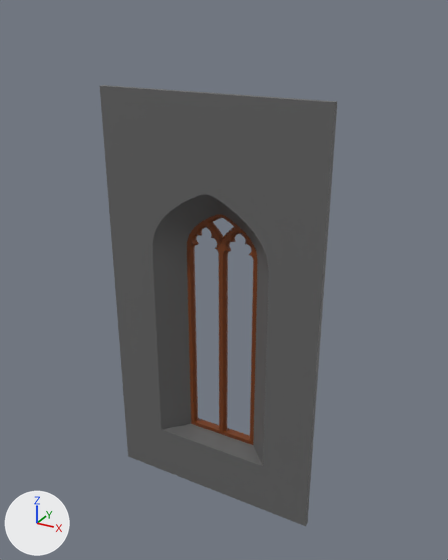
The Blender file Blender/MagicalClassroom.blend, before and after one commit.
Before and after are seen from a 50 mm lens placed at (4.84, -8.69, 8.67), pointed at (0.08, -0.04, 4.34). The axes (+X, +Y, +Z) are drawn at lower left. The lights are the same throughout. The same objects are shown in both versions, whatever each file hides.

The first picture shows 'Window_Blockout_01', 'Window_Wall_Blockout_01'.
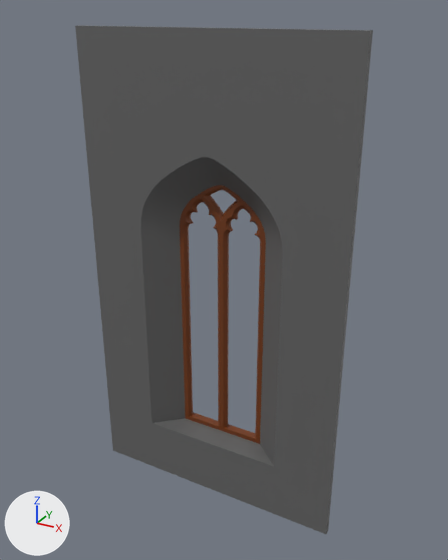
What differs and where, as boxes [x1, y1, x2, y2] in the pictures (448 x 560 px; the box of a moved part takes in the faces that stretch with it):
'Window_Wall_Blockout_01', reshaped, rescaled (26% wider, 15% taller): before [100, 85, 337, 526]; after [75, 25, 373, 534]
'Window_Blockout_01', reshaped, rescaled (23% wider, 12% taller): before [187, 214, 257, 445]; after [180, 185, 266, 444]
part 1 of me_plane_001, moved or reshaped: before [187, 214, 257, 269]; after [180, 185, 266, 253]
part 2 of me_plane_001, moved or reshaped: before [187, 255, 257, 445]; after [180, 236, 265, 444]
part 3 of me_plane_013, moved or reshaped: before [100, 85, 337, 525]; after [75, 25, 373, 534]
part 4 of me_plane_013, moved or reshaped: before [112, 245, 322, 526]; after [93, 223, 349, 534]

The change in detail:
me_plane_001 has 847 vertices, 844 faces and spans x -0.69..0.69, y 0.0..0.15, z 1.01..5.51.
me_plane_001 is used by ob_window_blockout_01; location (0.0, 0.0, 0.0).
me_plane_001 part 1: all 803 vertices in x -0.69..0.69, y 0.0..0.15, z 4.64..5.51 are moved by (0.0, 0.0, -0.5).
me_plane_001 part 2: all 44 vertices in x -0.69..0.69, y 0.0..0.15, z 1.01..1.08 are moved by (0.0, 0.0, -0.1).
me_plane_013 has 176 vertices, 202 faces and spans x -2.0..2.0, y -0.45..0.07, z 0.0..7.5.
me_plane_013 is used by ob_window_wall_blockout_01; location (0.0, 0.0, 0.0).
me_plane_013 part 3: all 146 vertices in x -2.0..2.0, y -0.45..0.07, z 4.58..7.5 are moved by (0.0, 0.0, -0.5).
me_plane_013 part 4: all 20 vertices in x -1.13..1.13, y -0.45..0.04, z 0.94..1.01 are moved by (0.0, 0.0, -0.1).
Object 'Window_Blockout_01' (ob_window_blockout_01) is rescaled from (1.0, 1.0, 1.0) to (1.2, 1.0, 1.2).
Object 'Window_Wall_Blockout_01' (ob_window_wall_blockout_01) is rescaled from (1.0, 1.0, 1.0) to (1.2, 1.0, 1.2).
